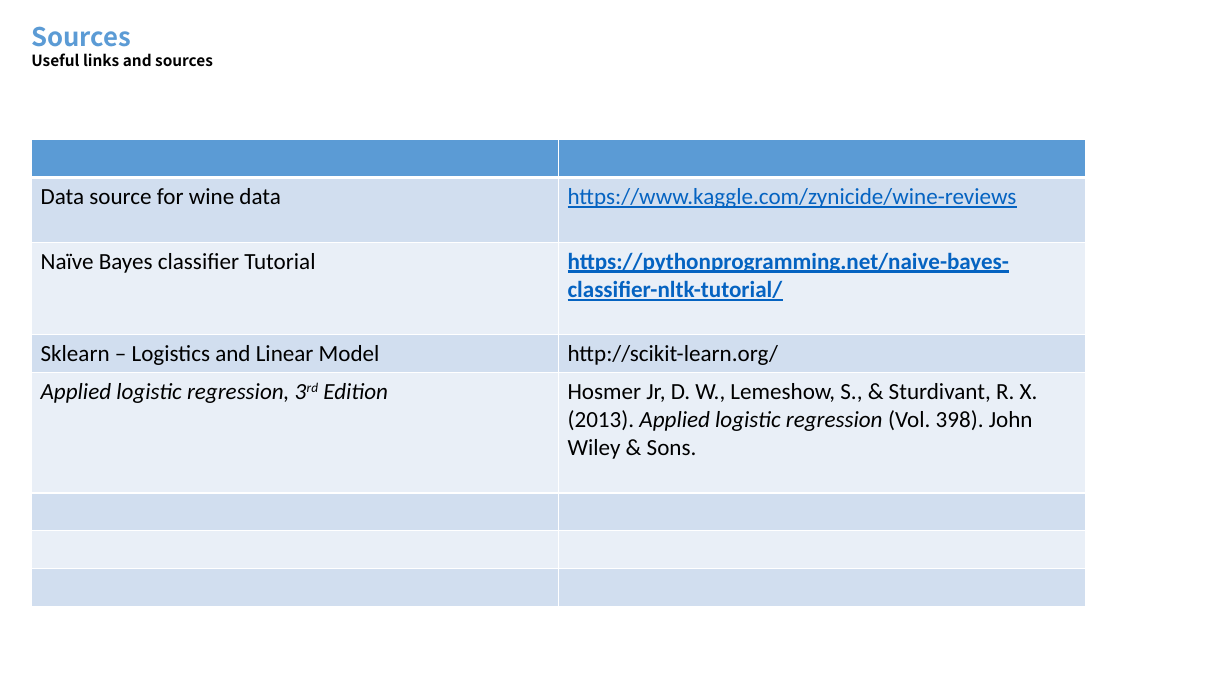
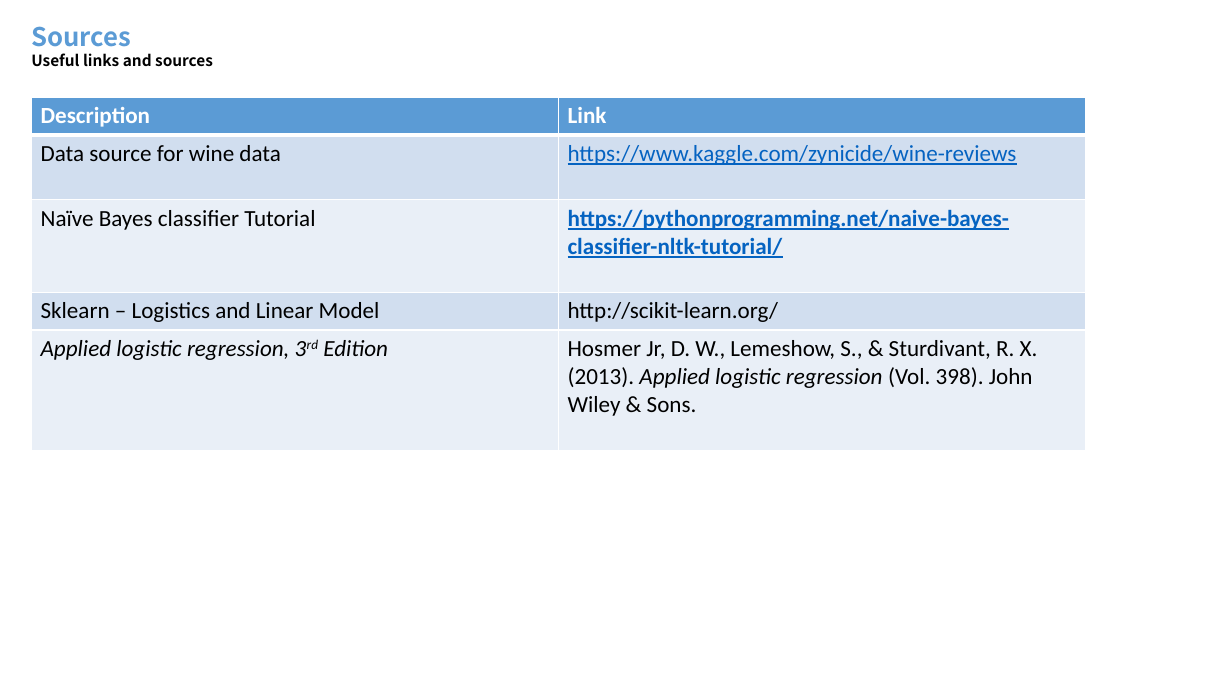
Before and after one commit to mdegrado/Wine-reviews-analysis-and-visualization, a slide deck: slide 21 of winereviews/Wine Reviews Analysis and Visualization.pptx (slide 19 before the commit). Drawn at 1232x693 pixels with LibreOffice and Linux fonts; fonts in the diff are those of the drawing. Boxes give left, top, right and bottom in pixels: in the first picture for what was removed or moved away, otherwise in the second. Text is boxed around its words. In the diff, an @@ line names an element or a change of style, - is before the commit and + after.

```diff
--- a/winereviews/Wine Reviews Analysis and Visualization.pptx
+++ b/winereviews/Wine Reviews Analysis and Visualization.pptx
@@ table at (31,97,1085,450) @@
-row 1, column 1: 
+row 1, column 1: Description
-row 1, column 2: 
+row 1, column 2: Link
-row 6:  | 
-row 7:  | 
-row 8:  | 
@@ table: place and size @@
-table at (31,140,1085,606)
+table at (31,97,1085,450)
```
Also in this commit, not shown: 4 other slides changed, 3 slides added.
